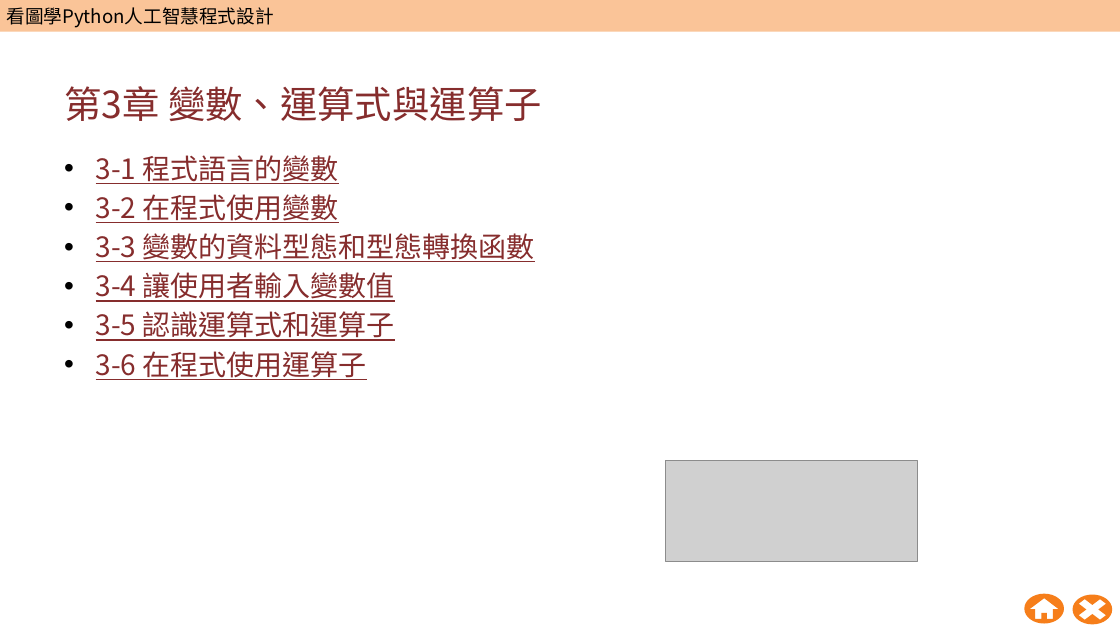
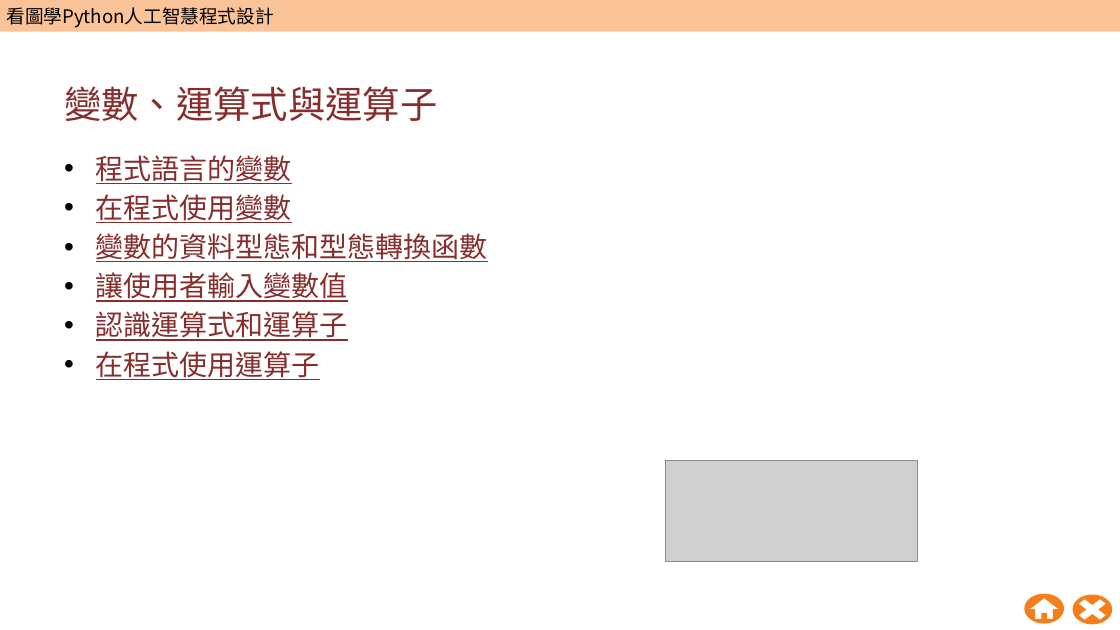
Before and after one commit to wangsungwen/Python-Artificial-Intelligence-Instruction, a slide deck: slide 30 of 五週Python人工智慧教學包/第1週/W01_教學簡報.pptx (slide 31 before the commit). Drawn at 1120x630 pixels with LibreOffice and Linux fonts; fonts in the diff are those of the drawing; grey boxes stand for pictures; background and template pictures are left out. Boxes give left, top, right and bottom in pixels: in the first picture for what was removed or moved away, otherwise in the second. Text is boxed around its words. In the diff, an @@ line names an element or a change of style, - is before the commit and + after.

```diff
--- a/五週Python人工智慧教學包/第1週/W01_教學簡報.pptx
+++ b/五週Python人工智慧教學包/第1週/W01_教學簡報.pptx
@@ title at [64,86,437,121]: text changed @@
-第3章 變數、運算式與運算子
+變數、運算式與運算子
@@ text at [96,155,488,380]: text changed @@
-• 3-1 程式語言的變數
-• 3-2 在程式使用變數
-• 3-3 變數的資料型態和型態轉換函數
-• 3-4 讓使用者輸入變數值
-• 3-5 認識運算式和運算子
-• 3-6 在程式使用運算子
+• 程式語言的變數
+• 在程式使用變數
+• 變數的資料型態和型態轉換函數
+• 讓使用者輸入變數值
+• 認識運算式和運算子
+• 在程式使用運算子
```
Also in this commit, not shown: 22 other slides changed, 1 slide removed.
